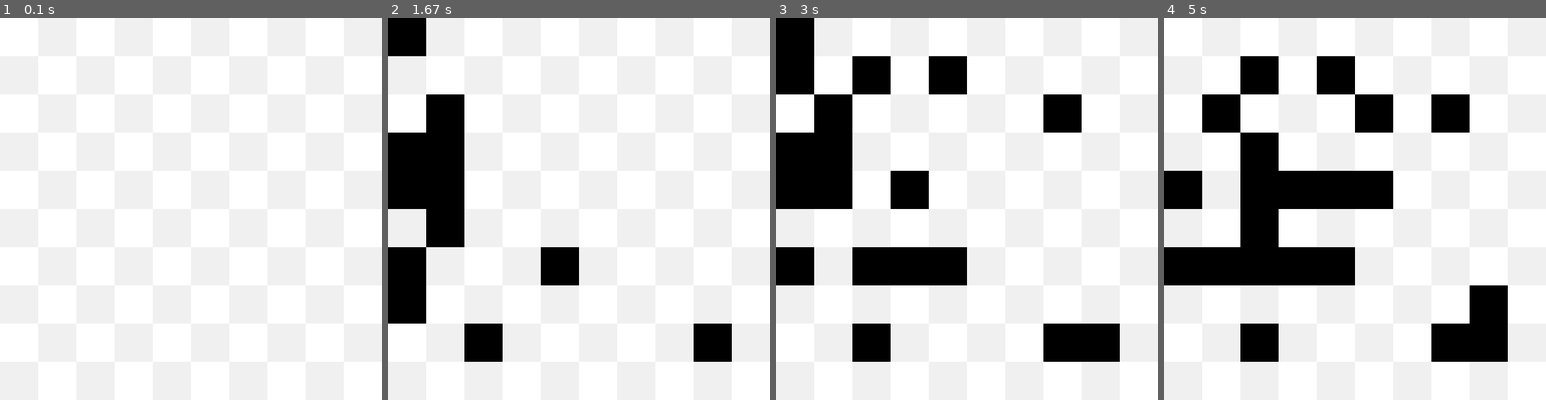
Above: before the commit, frames 1-4 (left to right).
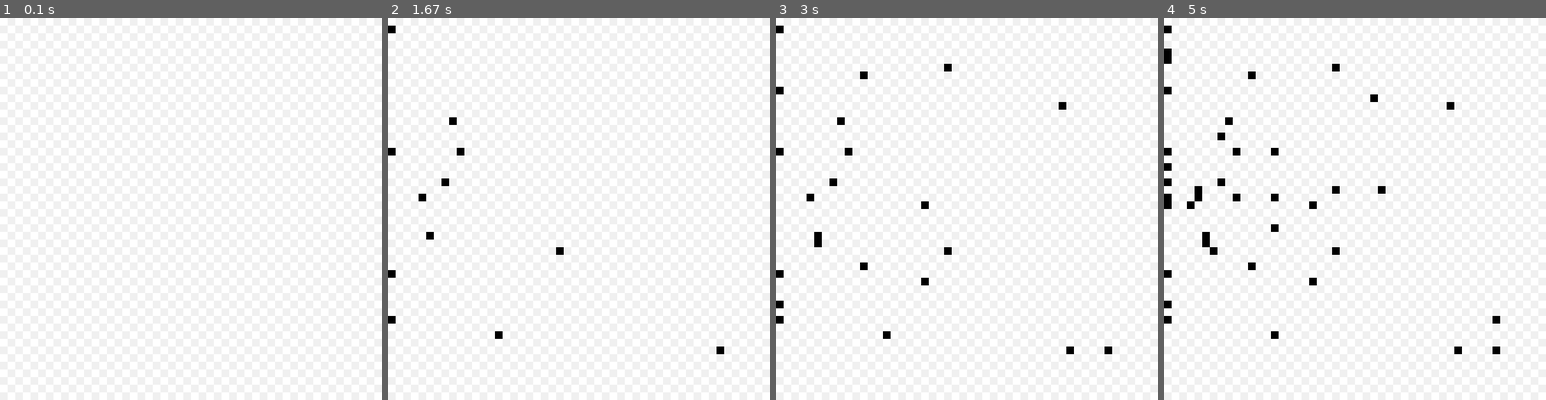
Above: after the commit, the same moments.

Repository: DylWithlt/py-game_a-star_project
Game: pygame game, started from src/main.py
Two runs of this game, one before a commit and one after it. Both use one fixed random seed, a clock stepped at 60 frames per second and the inputs below.
Inputs (mouse positions are in pixels of both pictures, inside the frame that each line leads up to):
- Up to frame 1 (0.1 s): no input
- Up to frame 2 (1.67 s): press the mouse at (391, 319) at 0.37 s; move the mouse to (426, 235) at 0.47 s; release the mouse at (460, 151) at 0.6 s; press the mouse at (391, 273) at 0.7 s; move the mouse to (422, 197) at 0.8 s; release the mouse at (449, 117) at 0.93 s; press the mouse at (391, 151) at 1.03 s; move the mouse to (556, 251) at 1.13 s; release the mouse at (724, 354) at 1.27 s; press the mouse at (391, 29) at 1.37 s; move the mouse to (445, 182) at 1.47 s; release the mouse at (494, 331) at 1.6 s
- Up to frame 3 (3 s): press the mouse at (779, 220) at 1.7 s; move the mouse to (821, 243) at 1.8 s; release the mouse at (860, 270) at 1.93 s; press the mouse at (779, 220) at 2.03 s; move the mouse to (924, 281) at 2.13 s; release the mouse at (1073, 346) at 2.27 s; press the mouse at (779, 90) at 2.37 s; move the mouse to (863, 79) at 2.47 s; release the mouse at (947, 67) at 2.6 s; press the mouse at (779, 304) at 2.7 s; move the mouse to (921, 205) at 2.8 s; release the mouse at (1062, 102) at 2.93 s
- Up to frame 4 (5 s): press the mouse at (1167, 205) at 3.03 s; move the mouse to (1274, 193) at 3.13 s; release the mouse at (1385, 186) at 3.27 s; press the mouse at (1167, 52) at 3.37 s; move the mouse to (1221, 140) at 3.47 s; release the mouse at (1274, 224) at 3.6 s; press the mouse at (1167, 197) at 3.7 s; move the mouse to (1270, 147) at 3.8 s; release the mouse at (1374, 102) at 3.93 s; press the mouse at (1167, 166) at 4.03 s; move the mouse to (1190, 209) at 4.13 s; release the mouse at (1217, 247) at 4.27 s; press the mouse at (1167, 182) at 4.37 s; move the mouse to (1202, 189) at 4.47 s; release the mouse at (1232, 201) at 4.6 s; press the mouse at (1167, 60) at 4.7 s; move the mouse to (1332, 189) at 4.8 s; release the mouse at (1496, 319) at 4.93 s

The runs differ from the first frame. In frame 2, 12% of the frame differs, in the area x 0-90%, y 0-90%; in frame 3, 17%; in frame 4, 21%, in the area x 0-90%, y 2-90%.

Commit message:
Added GRID_X, GRID_Y, made run by default

Diff:
--- a/src/constants.py
+++ b/src/constants.py
@@ -2,6 +2,7 @@
 
 # Constants
 SIZE = WIDTH, HEIGHT = 700, 700
+GRID_X, GRID_Y = 50, 50
 FPS = 120
 FLT_MAX = sys.float_info.max
 
--- a/src/main.py
+++ b/src/main.py
@@ -2,7 +2,7 @@
 
 from board import Grid
 from a_star import ASTAR
-from constants import DEBUG_MODE, WHITE, BLACK, SIZE, GREEN, RED, FPS
+from constants import DEBUG_MODE, WHITE, BLACK, SIZE, GREEN, RED, FPS, GRID_X, GRID_Y
 
 # Initialize pygame, create window.
 pygame.init()
@@ -10,7 +10,7 @@
 pygame.display.set_caption("A* Grid")
 clock = pygame.time.Clock()
 
-grid = Grid(10, 10, SIZE)
+grid = Grid(GRID_X, GRID_Y, SIZE)
 grid.build_grid()
 
 font = pygame.font.Font('freesansbold.ttf', 10)
